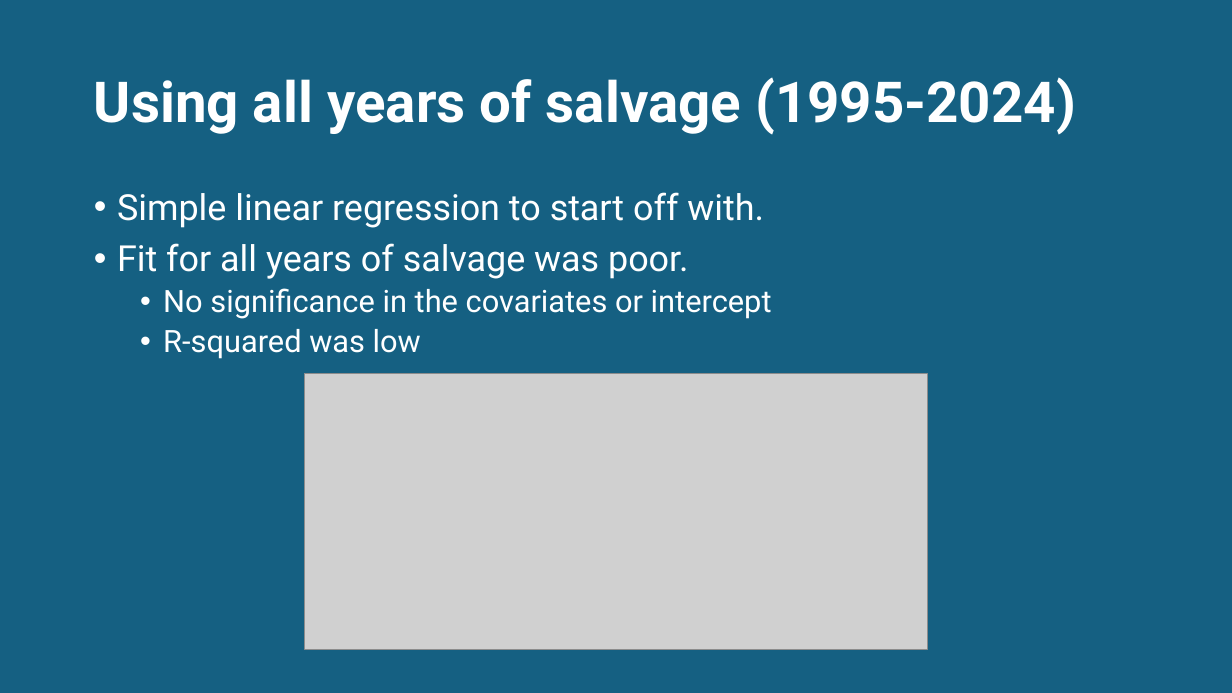
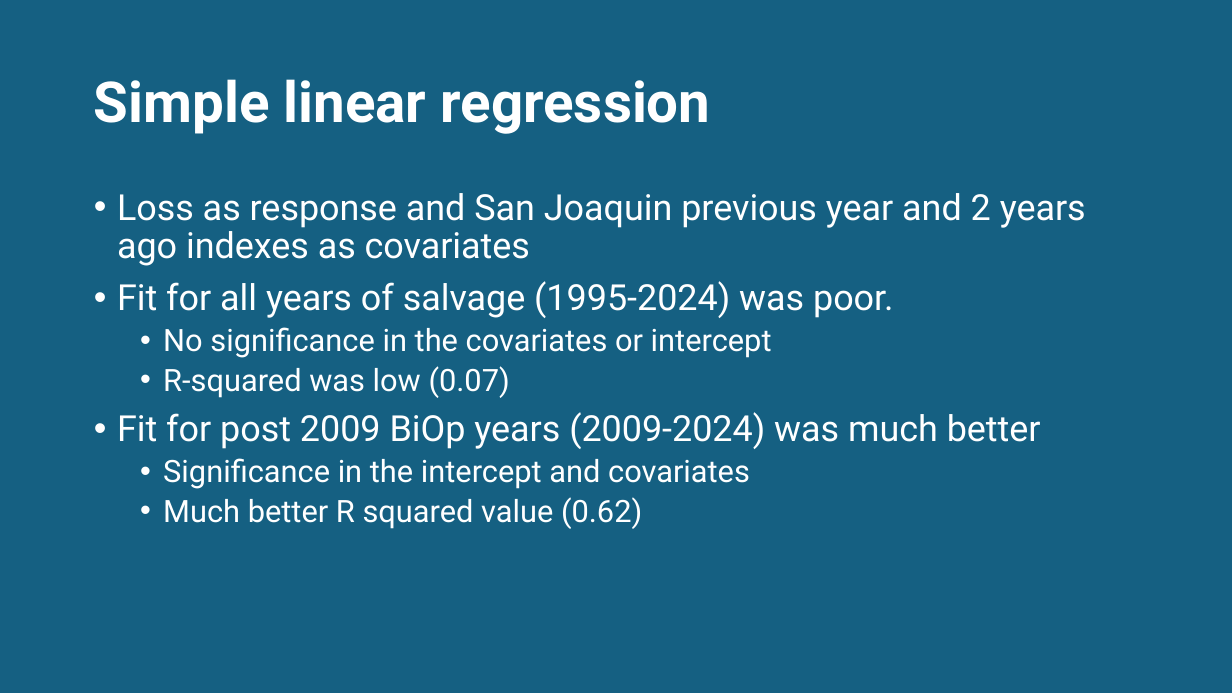
Before and after one commit to BDO-Science/steelhead-loss-model, a slide deck: slide 4 of Steelhead Annual Loss Prediction.pptx. Drawn at 1232x693 pixels with LibreOffice and Linux fonts; fonts in the diff are those of the drawing; grey boxes stand for pictures. Boxes give left, top, right and bottom in pixels: in the first picture for what was removed or moved away, otherwise in the second. Text is boxed around its words. In the diff, an @@ line names an element or a change of style, - is before the commit and + after.

```diff
--- a/Steelhead Annual Loss Prediction.pptx
+++ b/Steelhead Annual Loss Prediction.pptx
@@ title at bbox=[94, 79, 711, 134]: text changed @@
-Using all years of salvage (1995-2024)
+Simple linear regression
@@ text at bbox=[117, 193, 1086, 318]: text changed @@
-• Simple linear regression to start off with.
-• Fit for all years of salvage was poor.
+• Loss as response and San Joaquin previous year and 2 years ago indexes as covariates
+• Fit for all years of salvage (1995-2024) was poor.
@@ text at bbox=[117, 366, 1041, 529]: text changed @@
-  • R-squared was low
+  • R-squared was low (0.07)
+• Fit for post 2009 BiOp years (2009-2024) was much better
+  • Significance in the intercept and covariates
+  • Much better R squared value (0.62)
@@ picture removed at bbox=[305, 374, 928, 650] @@
```
Also in this commit, not shown: 2 other slides changed, 1 slide removed, 4 other files.
